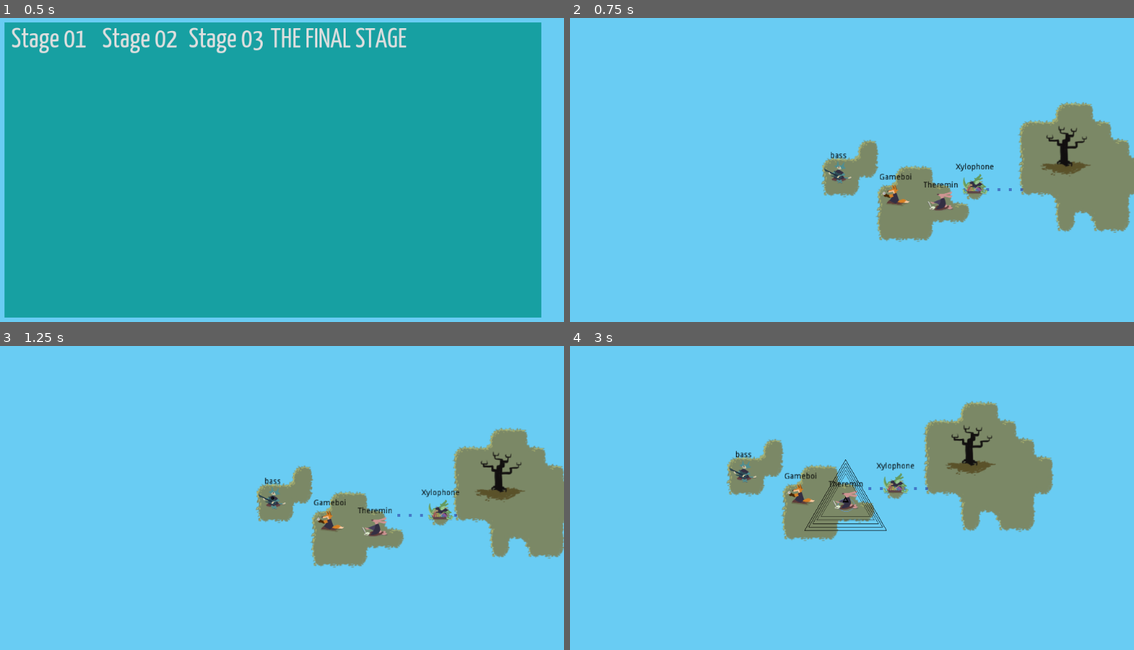
Above: before the commit, frames 1-4 (two rows, left to right).
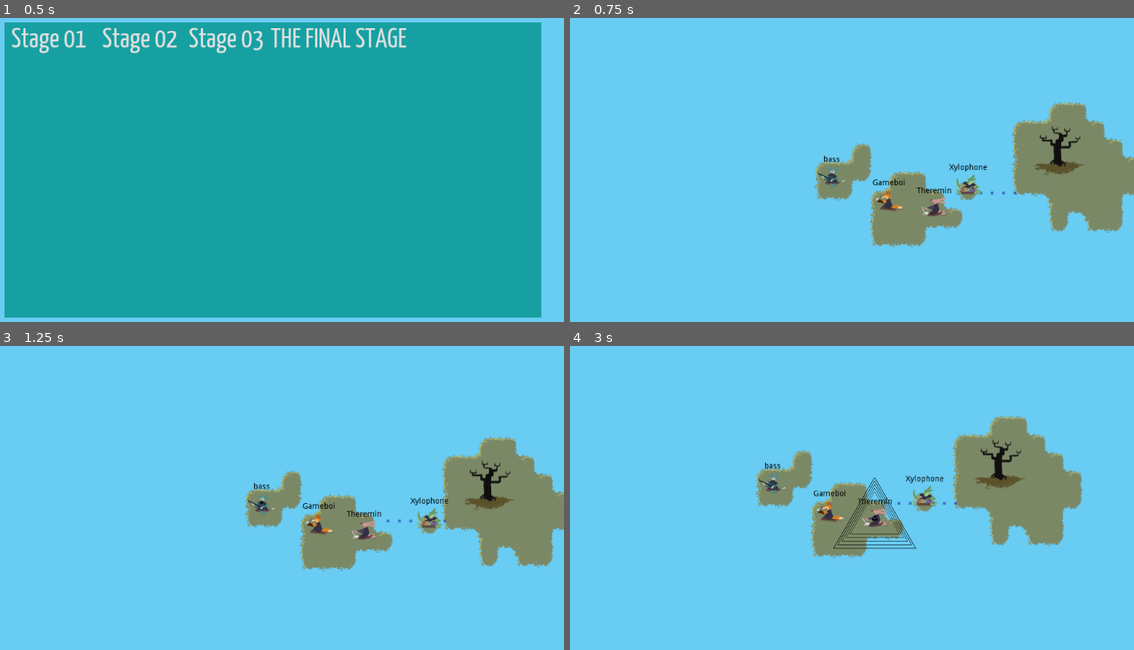
Above: after the commit, the same moments.

Repository: uspgamedev/skyjammers
Game: Godot game, scene res://menus/stage-selector/main.tscn
The game is run twice, just before and just after one commit, with the same random seed, the same clock (stepped at 60 frames per second) and the same inputs. Sound files missing from this copy of the repository are replaced by a short silence.
Inputs:
- Up to frame 1 (0.5 s): no input
- Up to frame 2 (0.75 s): click "Stage 01" at 0.5 s
- Up to frame 3 (1.25 s): no input
- Up to frame 4 (3 s): tap Enter (ui_accept) at 1.25, 1.52, 2.27 s; hold Space (action_play) 1.28-2.03 s; tap Space (action_play) at 2.1 s; hold Space (action_play) from 2.78 s (still down)

Frame 1 is identical in both runs. In frame 2, 4.9% of the frame differs, in the area x 43-100%, y 27-76%; in frame 3, 6.8%; in frame 4, 12%, in the area x 27-91%, y 18-70%.

Commit message:
Floaty

Diff:
--- a/game/islands/Island.tscn
+++ b/game/islands/Island.tscn
@@ -1,8 +1,9 @@
-[gd_scene load_steps=2 format=2]
+[gd_scene load_steps=3 format=2]
 
 [ext_resource path="res://islands/tileset.tres" type="TileSet" id=1]
+[ext_resource path="res://islands/island.gd" type="Script" id=2]
 
-[node name="Island" type="TileMap" index="0"]
+[node name="Island" type="TileMap"]
 
 mode = 0
 tile_set = ExtResource( 1 )
@@ -21,4 +22,5 @@
 occluder_light_mask = 1
 format = 1
 tile_data = PoolIntArray(  )
+script = ExtResource( 2 )
 _sections_unfolded = [ "Cell" ]
--- /dev/null
+++ b/game/islands/island.gd
@@ -0,0 +1,11 @@
+extends TileMap
+
+const F = PI*2
+
+onready var count = randf()*PI*2
+onready var y0 = self.position.y
+
+func _process(delta):
+	count += delta
+	count = fmod(count, 1)
+	self.position.y = y0 + 6*sin(count*F)
--- a/game/islands/premade/mid.tscn
+++ b/game/islands/premade/mid.tscn
@@ -1,6 +1,7 @@
-[gd_scene load_steps=2 format=2]
+[gd_scene load_steps=3 format=2]
 
 [ext_resource path="res://islands/tileset.tres" type="TileSet" id=1]
+[ext_resource path="res://islands/island.gd" type="Script" id=2]
 
 [node name="Island" type="TileMap"]
 
@@ -21,4 +22,5 @@
 occluder_light_mask = 1
 format = 1
 tile_data = PoolIntArray( -65538, 0, 0, -65537, 29, 0, -131072, 30, 0, -131071, 3, 0, -2, 4, 0, -1, 10, 0, -65536, 10, 0, -65535, 20, 0, 65534, 8, 0, 65535, 10, 0, 0, 10, 0, 1, 24, 0, 131070, 12, 0, 131071, 17, 0, 65536, 18, 0, 65537, 15, 0 )
+script = ExtResource( 2 )
 _sections_unfolded = [ "Cell" ]
--- a/game/islands/premade/midbig.tscn
+++ b/game/islands/premade/midbig.tscn
@@ -1,6 +1,7 @@
-[gd_scene load_steps=2 format=2]
+[gd_scene load_steps=3 format=2]
 
 [ext_resource path="res://islands/tileset.tres" type="TileSet" id=1]
+[ext_resource path="res://islands/island.gd" type="Script" id=2]
 
 [node name="Island" type="TileMap"]
 
@@ -21,4 +22,5 @@
 occluder_light_mask = 1
 format = 1
 tile_data = PoolIntArray( -131074, 0, 0, -131073, 29, 0, -196608, 3, 0, -65539, 0, 0, -65538, 31, 0, -65537, 10, 0, -13 …(266 unchanged characters)…
+script = ExtResource( 2 )
 _sections_unfolded = [ "Cell" ]
--- a/game/stages/base.tscn
+++ b/game/stages/base.tscn
@@ -4,7 +4,7 @@
 [ext_resource path="res://input/input.tscn" type="PackedScene" id=2]
 [ext_resource path="res://audio/AudioManager.tscn" type="PackedScene" id=3]
 
-[node name="Stage" type="Node2D" index="0"]
+[node name="Stage" type="Node2D"]
 
 script = ExtResource( 1 )
 _sections_unfolded = [ "Transform" ]
@@ -34,20 +34,20 @@
 limit_right = 10000000
 limit_bottom = 10000000
 limit_smoothed = false
-drag_margin_h_enabled = false
-drag_margin_v_enabled = false
+drag_margin_h_enabled = true
+drag_margin_v_enabled = true
 smoothing_enabled = true
 smoothing_speed = 5.0
 offset_v = 0.0
 offset_h = 0.0
-drag_margin_left = 0.2
-drag_margin_top = 0.2
-drag_margin_right = 0.2
-drag_margin_bottom = 0.2
+drag_margin_left = 0.1
+drag_margin_top = 0.1
+drag_margin_right = 0.1
+drag_margin_bottom = 0.1
 editor_draw_screen = true
 editor_draw_limits = false
 editor_draw_drag_margin = false
-_sections_unfolded = [ "Limit", "Smoothing" ]
+_sections_unfolded = [ "Drag Margin", "Limit", "Smoothing" ]
 __meta__ = {
 "_edit_lock_": true
 }
--- a/game/stages/stage03.tscn
+++ b/game/stages/stage03.tscn
@@ -1,13 +1,14 @@
-[gd_scene load_steps=11 format=2]
+[gd_scene load_steps=12 format=2]
 
 [ext_resource path="res://stages/base.tscn" type="PackedScene" id=1]
 [ext_resource path="res://islands/tileset.tres" type="TileSet" id=2]
-[ext_resource path="res://Instruments/Xylophone/Xylophone.tscn" type="PackedScene" id=3]
-[ext_resource path="res://Movement/Rotate.tscn" type="PackedScene" id=4]
-[ext_resource path="res://Movement/PathManager.tscn" type="PackedScene" id=5]
-[ext_resource path="res://Instruments/Bass/Bass.tscn" type="PackedScene" id=6]
-[ext_resource path="res://Sentinels/Watcher/watcher.tscn" type="PackedScene" id=7]
-[ext_resource path="res://goal/Goal.tscn" type="PackedScene" id=8]
+[ext_resource path="res://islands/island.gd" type="Script" id=3]
+[ext_resource path="res://Instruments/Xylophone/Xylophone.tscn" type="PackedScene" id=4]
+[ext_resource path="res://Movement/Rotate.tscn" type="PackedScene" id=5]
+[ext_resource path="res://Movement/PathManager.tscn" type="PackedScene" id=6]
+[ext_resource path="res://Instruments/Bass/Bass.tscn" type="PackedScene" id=7]
+[ext_resource path="res://Sentinels/Watcher/watcher.tscn" type="PackedScene" id=8]
+[ext_resource path="res://goal/Goal.tscn" type="PackedScene" id=9]
 
 [sub_resource type="Curve2D" id=1]
 
@@ -27,7 +28,7 @@
 }
 _sections_unfolded = [ "Resource" ]
 
-[node name="Stage" instance=ExtResource( 1 )]
+[node name="Stage" index="0" instance=ExtResource( 1 )]
 
 initial_bard_path = NodePath("Instruments/Island/Xylophone")
 
@@ -51,15 +52,17 @@
 occluder_light_mask = 1
 format = 1
 tile_data = PoolIntArray( -1, 0, 0, -65536, 1, 0, -65535, 3, 0, 65535, 4, 0, 0, 5, 0, 1, 7, 0, 131071, 12, 0, 65536, 13, 0, 65537, 15, 0 )
+script = ExtResource( 3 )
 _sections_unfolded = [ "Cell" ]
 
-[node name="Xylophone" parent="Instruments/Island" index="0" instance=ExtResource( 3 )]
+[node name="Xylophone" parent="Instruments/Island" index="0" instance=ExtResource( 4 )]
 
+editor/display_folded = true
 position = Vector2( 15, 15 )
 
-[node name="Rotate" parent="Instruments/Island/Xylophone/SoundWaveShape" index="1" instance=ExtResource( 4 )]
+[node name="Rotate" parent="Instruments/Island/Xylophone/SoundWaveShape" index="0" instance=ExtResource( 5 )]
 
-[node name="Path2D" parent="Instruments" index="1" instance=ExtResource( 5 )]
+[node name="Path2D" parent="Instruments" index="1" instance=ExtResource( 6 )]
 
 curve = SubResource( 1 )
 _sections_unfolded = [ "Transform" ]
@@ -127,14 +130,15 @@
 occluder_light_mask = 1
 format = 1
 tile_data = PoolIntArray( -1, 0, 0, -65536, 1, 0, -65535, 3, 0, 65535, 4, 0, 0, 5, 0, 1, 7, 0, 131071, 12, 0, 65536, 13, 0, 65537, 15, 0 )
+script = ExtResource( 3 )
 _sections_unfolded = [ "Cell" ]
 
-[node name="Bass" parent="Instruments/Path2D2/PathFollow2D/Island" index="0" instance=ExtResource( 6 )]
+[node name="Bass" parent="Instruments/Path2D2/PathFollow2D/Island" index="0" instance=ExtResource( 7 )]
 
 position = Vector2( 15, 10 )
 frequency = 0
 
-[node name="Sentinel" parent="Instruments" index="3" instance=ExtResource( 7 )]
+[node name="Sentinel" parent="Instruments" index="3" instance=ExtResource( 8 )]
 
 position = Vector2( 360, 0 )
 _sections_unfolded = [ "Transform" ]
@@ -159,9 +163,10 @@
 occluder_light_mask = 1
 format = 1
 tile_data = PoolIntArray( -2, 0, 0, -1, 1, 0, -65536, 1, 0, -65535, 3, 0, 65534, 12, 0, 65535, 14, 0, 0, 14, 0, 1, 15, 0 )
+script = ExtResource( 3 )
 _sections_unfolded = [ "Cell", "Transform" ]
 
-[node name="Goal" parent="Instruments/IslandGoal" index="0" instance=ExtResource( 8 )]
+[node name="Goal" parent="Instruments/IslandGoal" index="0" instance=ExtResource( 9 )]
 
 
 [editable path="Instruments/Island/Xylophone"]
Not shown: 1 places in game/stages/stage03.tscn that only renumber resources
